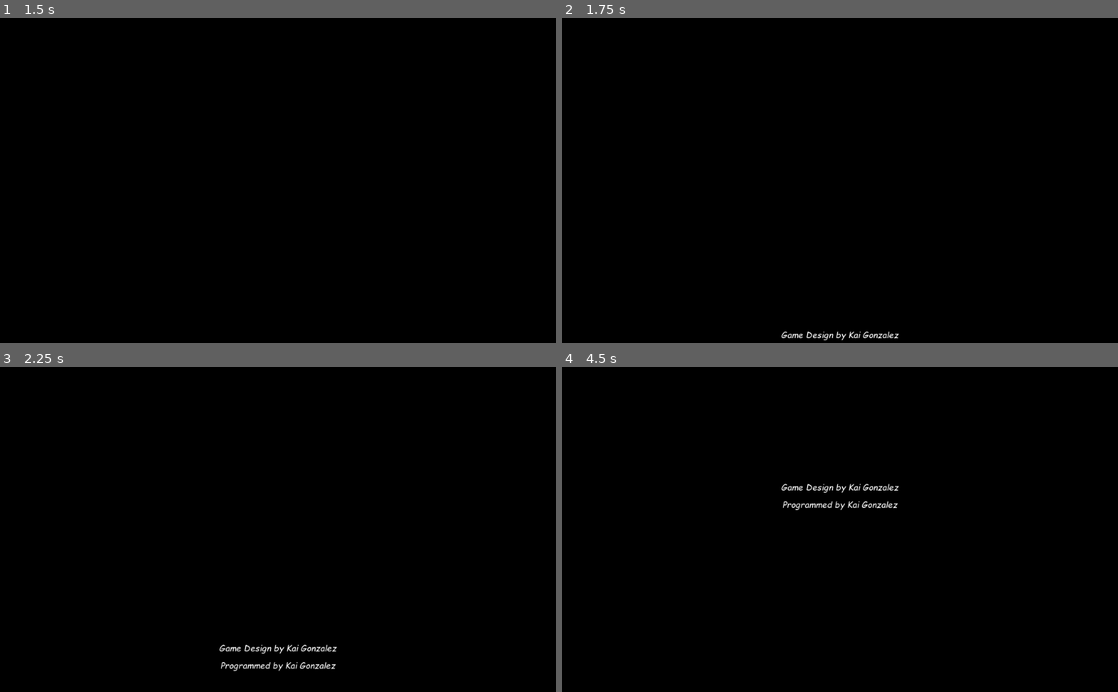
Above: before the commit, frames 1-4 (two rows, left to right).
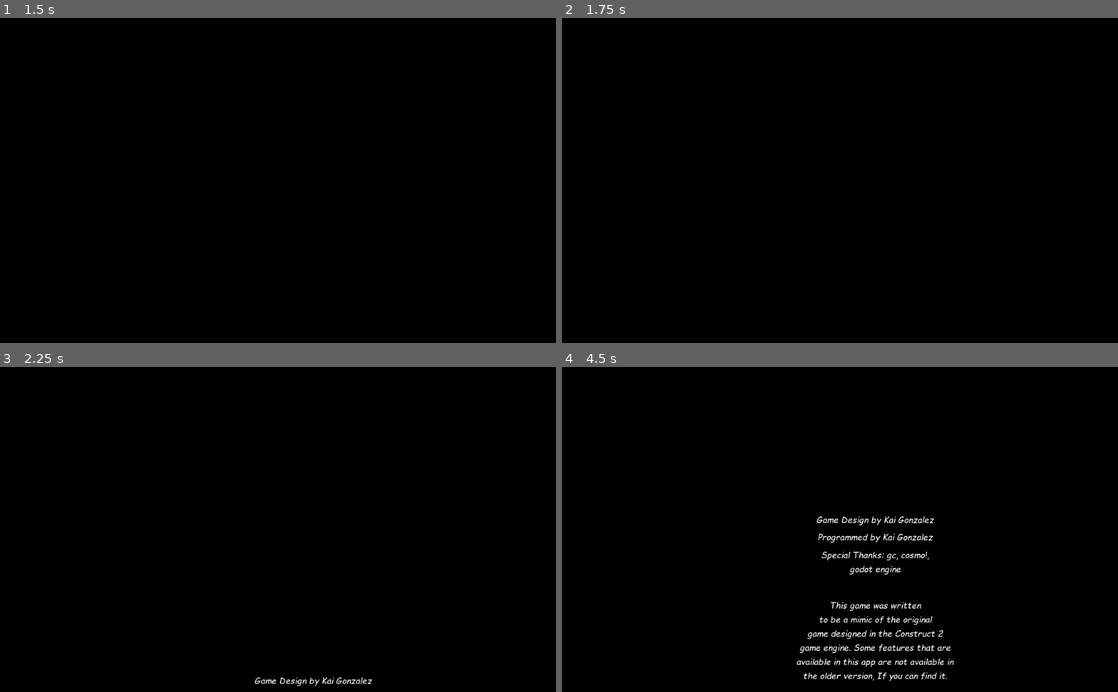
Above: after the commit, the same moments.

Repository: thekaigonzalez/BoxAdventure
Game: Godot game, scene res://ui/Main.tscn
Two runs of this game, one before a commit and one after it. Both use one fixed random seed, a clock stepped at 60 frames per second and the inputs below.
Inputs:
- Up to frame 1 (1.5 s): hold D (right) 0.53-1.25 s; hold Ctrl (dash) 0.53-1.25 s; tap W (up) at 0.77 s; click "Credits" at 1.25 s
- Up to frame 2 (1.75 s): no input
- Up to frame 3 (2.25 s): hold D (right) from 2.03 s (still down); tap Ctrl (dash) at 2.1 s
- Up to frame 4 (4.5 s): tap W (up) at 2.27, 3.77 s; release D (right) at 2.78 s; hold A (left) 2.78-3.53 s; hold Ctrl (dash) 2.78-3.53 s; hold D (right) from 3.53 s (still down); tap Ctrl (dash) at 3.6 s; hold Ctrl (dash) from 4.28 s (still down)

Frame 1 is identical in both runs. In frame 2, 0.2% of the frame differs, in the area x 39-61%, y 96-100%; in frame 3, 0.7%; in frame 4, 2.7%, in the area x 39-71%, y 35-97%.

Commit message:
Implement credits

Diff:
--- a/ui/Credits.tscn
+++ b/ui/Credits.tscn
@@ -50,8 +50,8 @@
 anchor_bottom = 0.5
 margin_left = 344.0
 margin_top = 604.0
-margin_right = 680.0
-margin_bottom = 920.002
+margin_right = 809.0
+margin_bottom = 1041.0
 
 [node name="Des" type="Label" parent="Control"]
 anchor_left = 0.5
@@ -78,6 +78,38 @@
 text = "Programmed by Kai Gonzalez"
 align = 1
 
+[node name="Pro2" type="Label" parent="Control"]
+anchor_left = 0.5
+anchor_top = 0.5
+anchor_right = 0.5
+anchor_bottom = 0.5
+margin_left = -108.0
+margin_top = -67.001
+margin_right = 108.0
+margin_bottom = -18.001
+custom_fonts/font = ExtResource( 1 )
+text = "Special Thanks: gc, cosmo!,
+godot engine"
+align = 1
+
+[node name="Pro3" type="Label" parent="Control"]
+anchor_left = 0.5
+anchor_top = 0.5
+anchor_right = 0.5
+anchor_bottom = 0.5
+margin_left = -158.0
+margin_top = 25.999
+margin_right = 158.0
+margin_bottom = 195.999
+custom_fonts/font = ExtResource( 1 )
+text = "This game was written
+to be a mimic of the original
+game designed in the Construct 2
+game engine. Some features that are
+available in this app are not available in
+the older version, If you can find it."
+align = 1
+
 [node name="AnimationPlayer" type="AnimationPlayer" parent="."]
 anims/Cred = SubResource( 2 )
 anims/RESET = SubResource( 3 )
